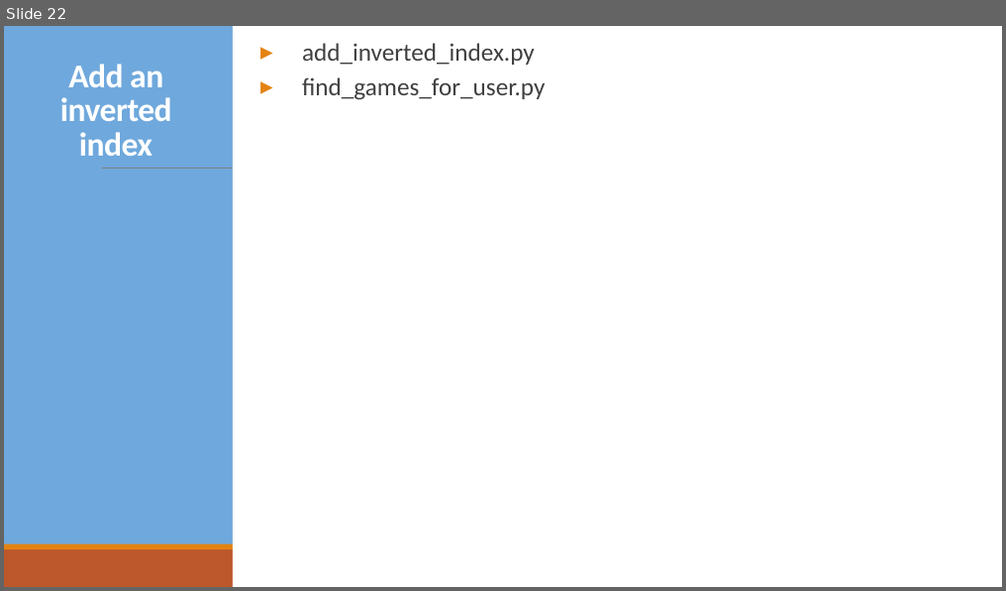
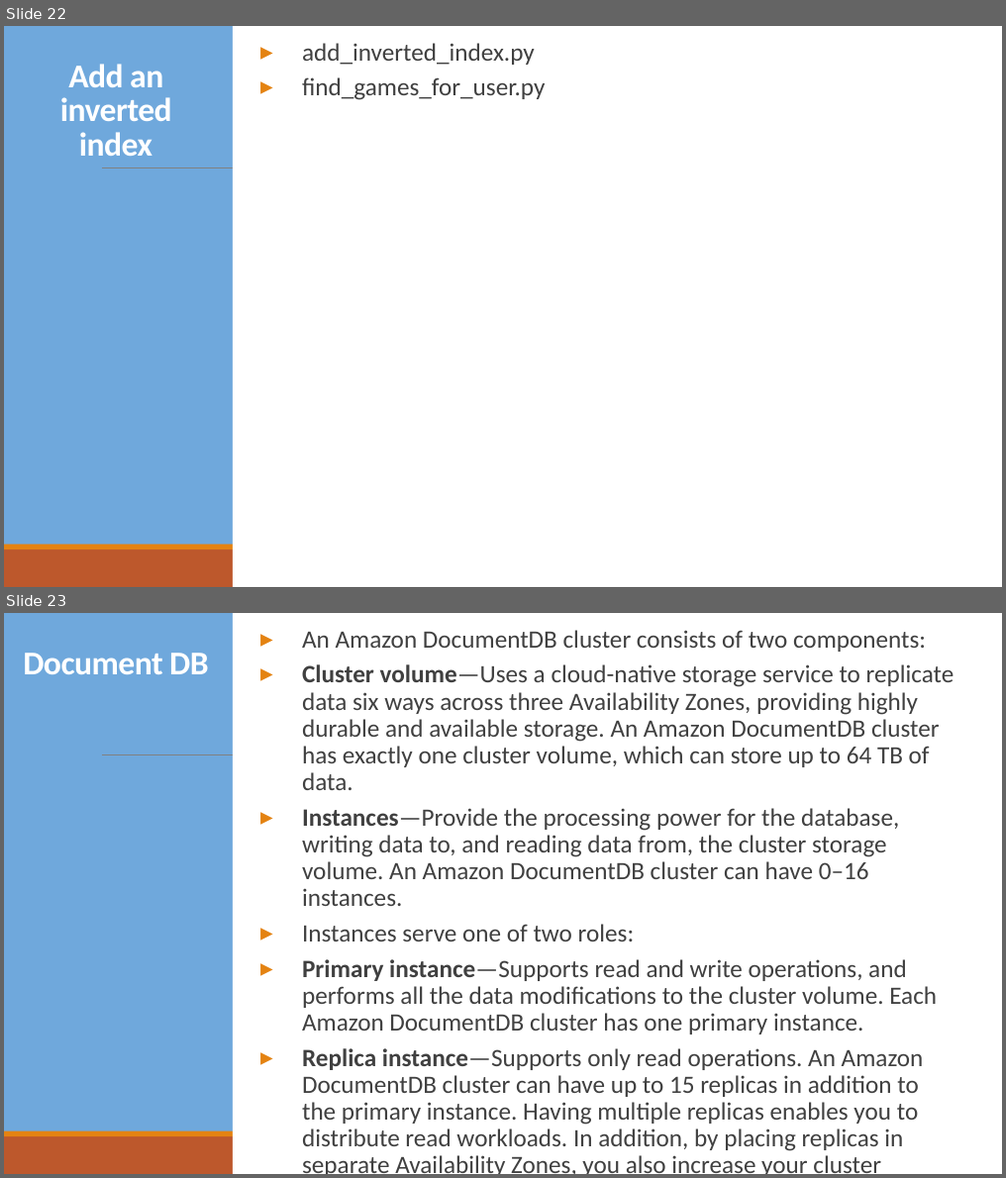
Before and after one commit to Phuc1995/AWS, a slide deck: IntroduceDynamoDB.pptx. Shown one above the other, each under a label of ours: slide 22 before the commit, slides 22 and 23 after it. The pictures are 1006x591 and 1006x1178 pixels, drawn with LibreOffice and Linux fonts; fonts in the diff are those of the drawing; background and template pictures are left out. Boxes give left, top, right and bottom in pixels: in the first picture for what was removed or moved away, otherwise in the second. Text is boxed around its words. In the diff, an @@ line names an element or a change of style, - is before the commit and + after.

```diff
--- a/IntroduceDynamoDB.pptx
+++ b/IntroduceDynamoDB.pptx
@@ slide 23 added at [4,613,1002,1174], background #6FA8DC; not listed: 4 template elements that a slide beside it also shows @@
@@ text added at [302,630,954,1152], 24 pt, text #404040 @@
+▸ An Amazon DocumentDB cluster consists of two components:
+▸ Cluster volume—Uses a cloud-native storage service to replicate data six ways across three Availability Zones, providing highly durable and available storage. An Amazon DocumentDB cluster has exactly one cluster volume, which can store up to 64 TB of data.
+▸ Instances—Provide the processing power for the database, writing data to, and reading data from, the cluster storage volume. An Amazon DocumentDB cluster can have 0–16 instances.
+▸ Instances serve one of two roles:
+▸ Primary instance—Supports read and write operations, and performs all the data modifications to the cluster volume. Each Amazon DocumentDB cluster has one primary instance.
+▸ Replica instance—Supports only read operations. An Amazon DocumentDB cluster can have up to 15 replicas in addition to the primary instance. Having multiple replicas enables you to distribute read workloads. In addition, by placing replicas in separate Availability Zones, you also increase your cluster availability.
@@ title added at [23,653,209,674], 32 pt, text #FFFFFF, bold @@
+Document DB
```
Also in this commit, not shown: 2 other slides added, 26 other files.
